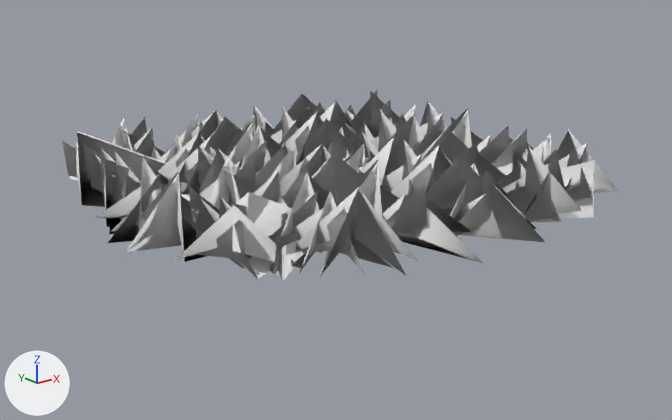
The OBJ model Assets/TotalWar_ThreeKingdoms_Extracted/Vegetation/Shrubs/Shrub_Millet_A.obj, before and after one commit.
Before and after are seen from a 50 mm lens placed at (-11.21, -14.04, 5.92), pointed at (-0.02, -0.04, 0.32). Arrows for +X, +Y and +Z are at lower left; the lights stay in place. The older version comes first. Where no turn or scale is listed for an object, it has been applied to the vertices. Vertices at exactly the same position are counted once.

In view in the first picture: 'Shrub_Millet_A'.
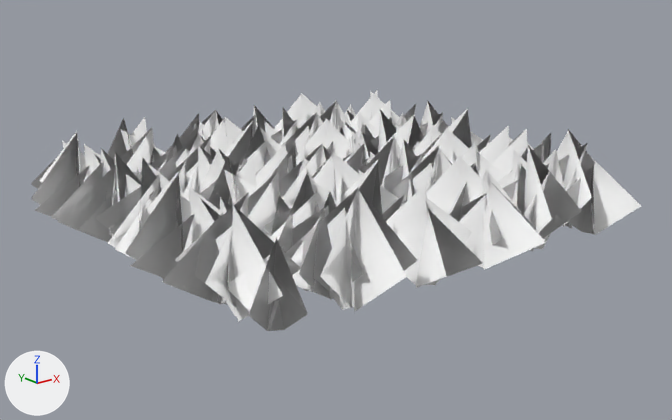
Location of each change, (x1, y1, x2, y2) in pixels of the pictures (672 x 420 px):
'Shrub_Millet_A', surface changed, reshaped (9% wider, 27% taller)
    before: (62, 90, 619, 280)
    after: (31, 90, 641, 331)
part 1 of me_shrub_millet_a, added
    after: (31, 126, 581, 331)
part 2 of me_shrub_millet_a, added (mostly hidden)
    after: (355, 129, 641, 235)
part 3 of me_shrub_millet_a, deleted
    before: (70, 126, 618, 279)

The change, as a list of edits to the scene's bpy script:
```text
Change mat_leaves_mat:
    mat_leaves_mat.roughness: 1.0 -> 0.0
Change me_shrub_millet_a:
    used by ob_shrub_millet_a; location = (0.0, 0.0, 0.0)
    remove me_shrub_millet_a.from_pydata(...)  # 928 vertices, 879 faces; spans x -5.03..4.91, y -4.57..5.09, z -0.09..1.92
    add me_shrub_millet_a.from_pydata(...)  # 1284 vertices, 1070 faces; spans x -5.1..4.91, y -4.57..5.09, z -0.09..1.92
    me_shrub_millet_a part 1: 284 vertices added at x -5.1..2.38, y -4.43..4.74, z -0.09..0.78
    me_shrub_millet_a part 2: 73 vertices added at x 3.48..4.84, y -4.23..3.97, z -0.09..0.59
    me_shrub_millet_a part 3: 1 vertex removed from x 0.0, y 0.0, z 0.0
```
